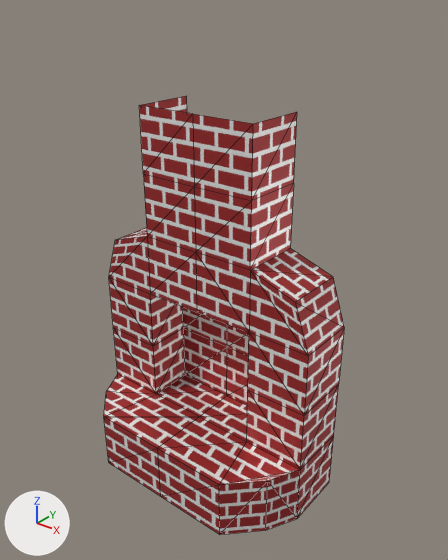
What one commit did to the glTF model House/Chimney/Chimney.gltf.
One viewpoint serves both versions: a 50 mm lens placed at (1.67, -1.89, 2.28), pointed at (0.09, 0.08, 1.06). The axes (+X, +Y, +Z) are drawn at lower left. The lights are the same throughout. Mesh edges are drawn as thin lines. Vertices at the same position are counted once.
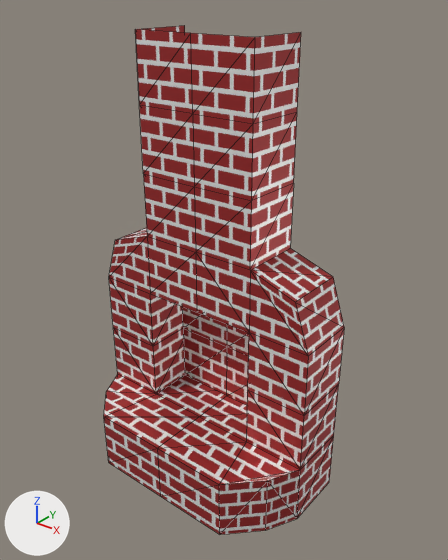
Edits to the bpy script that builds the scene:
```text
Change me_mesh_0:
    used by ob_default; location = (0.0, 0.0, 0.0)
    verts and faces of me_mesh_0; kept vertices keep their numbers, new ones are numbered from 76
    before: 48 (0.0, 0.0, 1.8) at pixel (192, 113), 49 (-0.3, 0.0, 1.8) at pixel (139, 105), 72 (0.3, 0.0, 1.8) at pixel (253, 123), 74 (0.3, 0.3, 1.8) at pixel (297, 111), 75 (-0.3, 0.3, 1.8) at pixel (186, 95)
    remove me_mesh_0.from_pydata(...)  # 76 vertices, 112 faces; spans x -0.6..0.6, y -0.3..0.3, z 0.0..1.8
    add me_mesh_0.from_pydata(...)  # 82 vertices, 120 faces; spans x -0.6..0.6, y -0.3..0.3, z 0.0..2.1
    me_mesh_0 part 1
    add for new, old in zip([*range(76, 81)], [48, 49, 72, 74, 75]): verts[new] = verts[old] + (0.0, 0.0, 0.3)
    add verts[81] = (-0.3, 0.0, 1.8)  # pixel (139, 105)
    add faces += [(72, 79, 78), (72, 74, 79), (48, 78, 76), (48, 72, 78), (49, 76, 77), (48, 76, 49)]
    add faces += [(75, 77, 80), (75, 81, 77)]
```

Pixel boxes (x1, y1, x2, y2) of what changed, in the pictures (448 x 560 px):
'default', reshaped (16% taller): before (104, 96, 344, 534); after (104, 25, 344, 534)
part 1 of me_mesh_0, added: after (135, 25, 301, 124)
